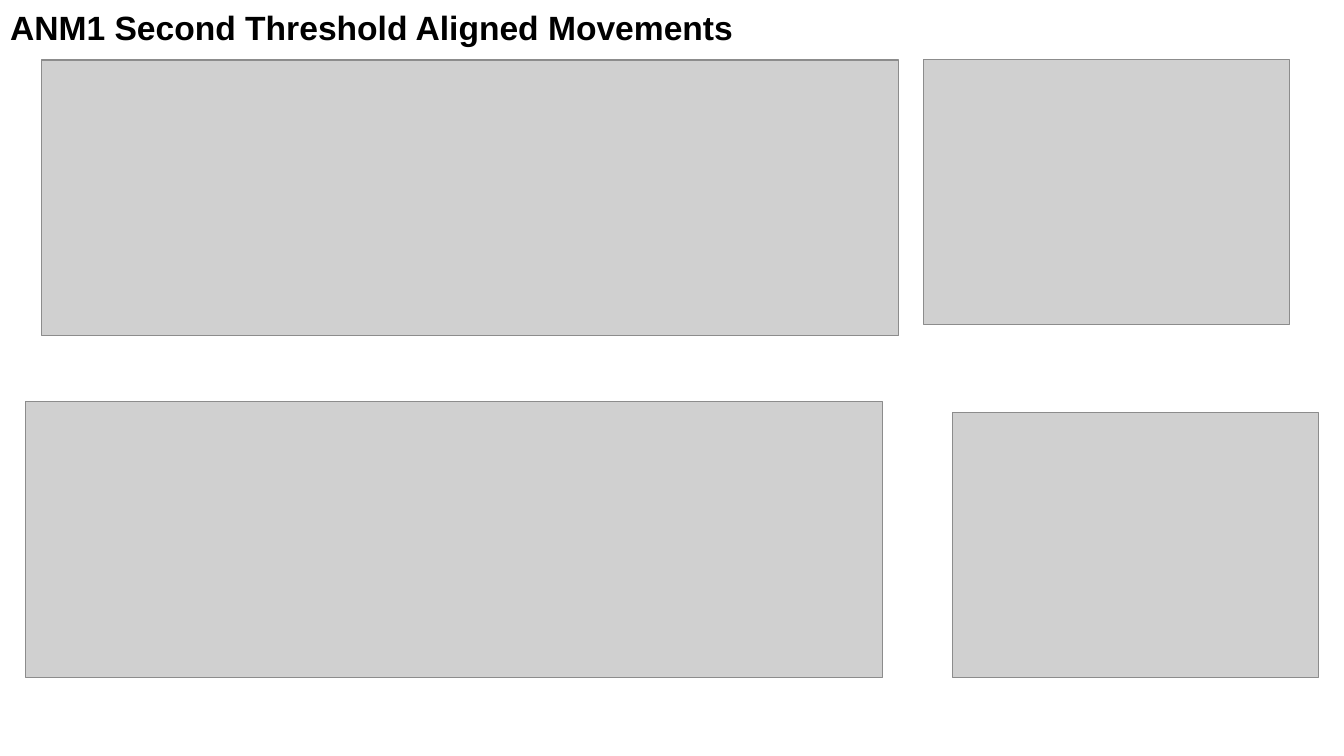
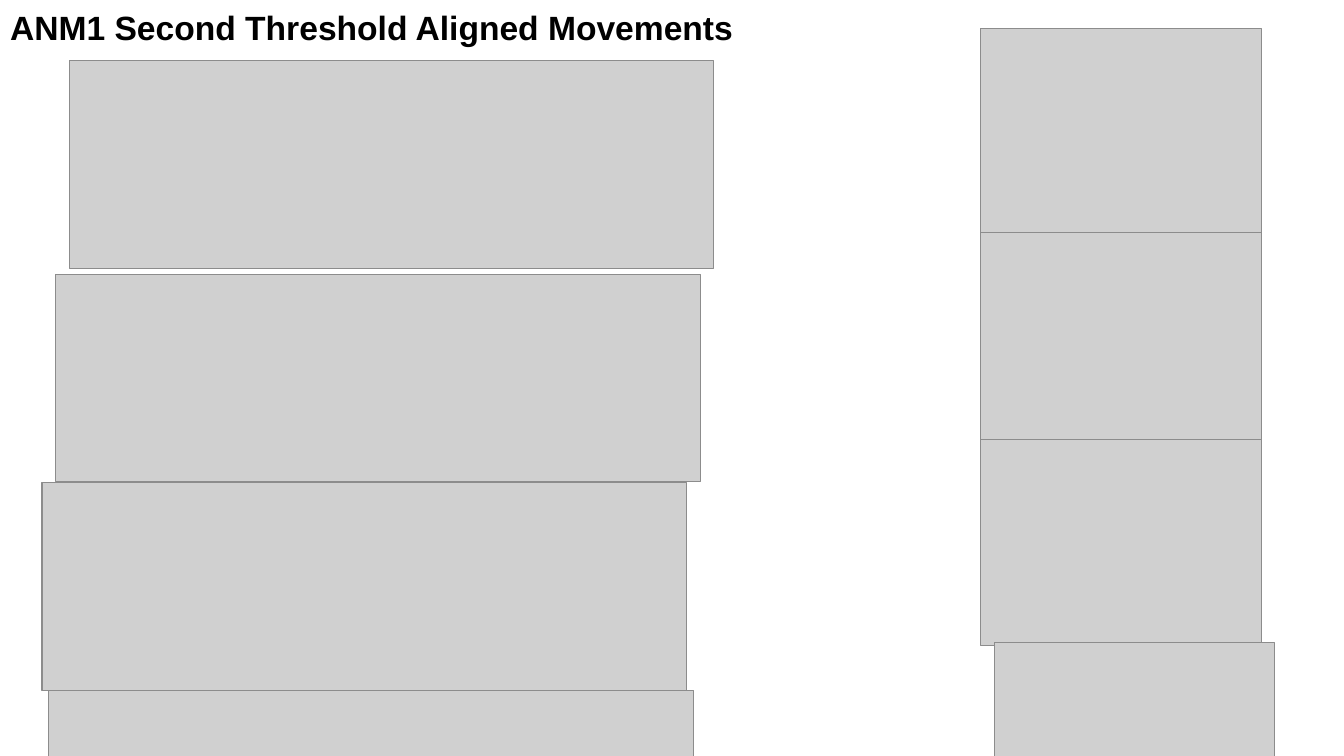
Before and after one commit to paulazoo/behavior, a slide deck: slide 4 of presentations_and_figures/240205.pptx. Drawn at 1344x756 pixels with LibreOffice and Linux fonts; fonts in the diff are those of the drawing; grey boxes stand for pictures; background and template pictures are left out. Boxes give left, top, right and bottom in pixels: in the first picture for what was removed or moved away, otherwise in the second. Text is boxed around its words. In the diff, an @@ line names an element or a change of style, - is before the commit and + after.

Commit message:
align to first threshold and do jerk and search down first the nup

```diff
--- a/presentations_and_figures/240205.pptx
+++ b/presentations_and_figures/240205.pptx
@@ picture added at [981, 29, 1261, 236] @@
@@ picture: place and size @@
-picture at [42, 60, 899, 337]
+picture at [70, 60, 715, 268]
@@ picture removed at [925, 60, 1290, 325] @@
@@ picture added at [981, 233, 1261, 440] @@
@@ picture added at [55, 274, 701, 482] @@
@@ picture: place and size @@
-picture at [953, 413, 1318, 678]
+picture at [981, 440, 1261, 646]
@@ picture: place and size @@
-picture at [26, 401, 883, 678]
+picture at [42, 483, 688, 691]
@@ picture added at [994, 643, 1274, 756] @@
@@ picture added at [48, 691, 694, 756] @@
```
Also in this commit, not shown: 4 other slides changed, 1 slide added, 20 other files.
